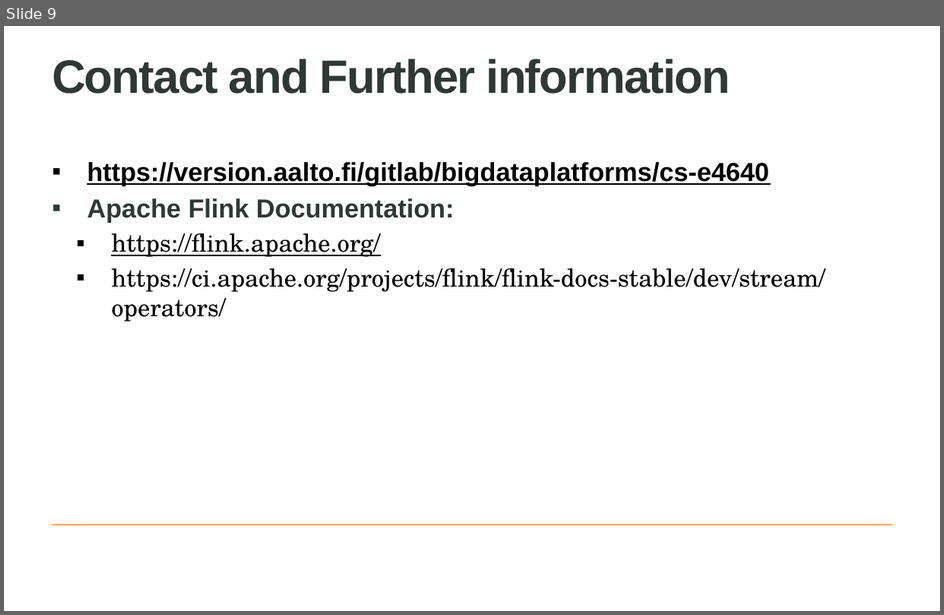
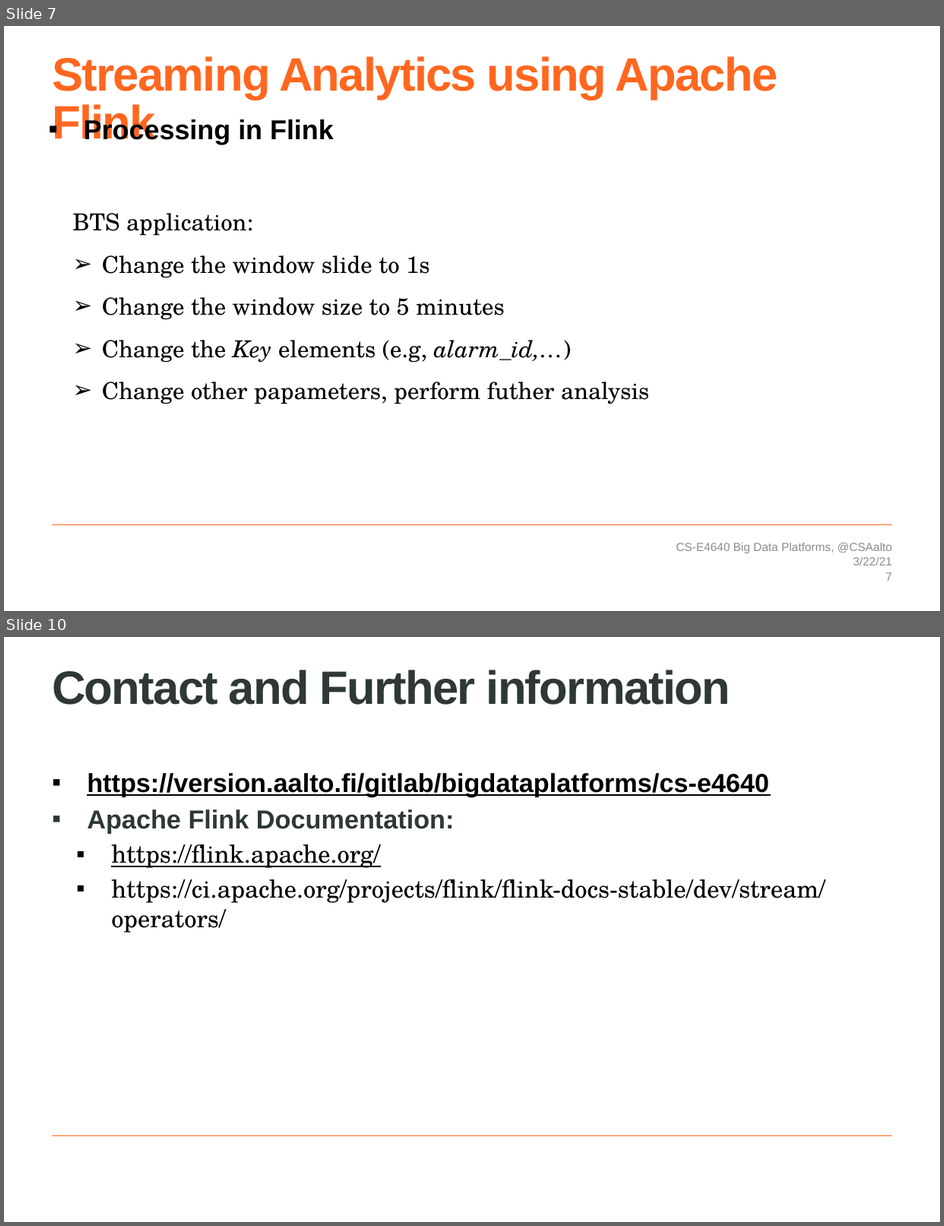
Before and after one commit to rdsea/bigdataplatforms, a slide deck: tutorials/streamingwithflink/slides/cs-e4640-hands-on-flink-streaming.pptx. Shown one above the other, each under a label of ours: slide 9 before the commit, slides 7 and 10 after it; the slides between them are not shown. The pictures are 944x615 and 944x1226 pixels, drawn with LibreOffice and Linux fonts; fonts in the diff are those of the drawing; background and template pictures are left out. Boxes give left, top, right and bottom in pixels: in the first picture for what was removed or moved away, otherwise in the second. Text is boxed around its words. In the diff, an @@ line names an element or a change of style, - is before the commit and + after.

Commit message:
update slide flink

```diff
--- a/tutorials/streamingwithflink/slides/cs-e4640-hands-on-flink-streaming.pptx
+++ b/tutorials/streamingwithflink/slides/cs-e4640-hands-on-flink-streaming.pptx
@@ slide 7 added at <box>4,26,940,611</box>, background #FFFFFF; not listed: 1 template element that a slide beside it also shows @@
@@ title added at <box>52,56,778,140</box>, 36 pt, text #FF671F, bold @@
+Streaming Analytics using Apache Flink
@@ text added at <box>84,118,334,145</box>, 21 pt, text #000000, bold @@
+▪ Processing in Flink
@@ text added at <box>72,213,649,404</box>, 18 pt, text #000000 @@
+BTS application:
+➢ Change the window slide to 1s
+➢ Change the window size to 5 minutes
+➢ Change the Key elements (e.g, alarm_id,…)
+➢ Change other papameters, perform futher analysis
@@ text added at <box>677,543,892,553</box>, 9 pt, text #8C8C8C @@
+CS-E4640 Big Data Platforms, @CSAalto
@@ text added at <box>854,557,892,566</box>, 9 pt, text #8C8C8C @@
+3/22/21
@@ page number added at <box>886,572,892,581</box>, 9 pt, text #8C8C8C @@
+7
@@ what was slide 9 is now slide 10 @@
```
Also in this commit, not shown: 8 slides changed.
